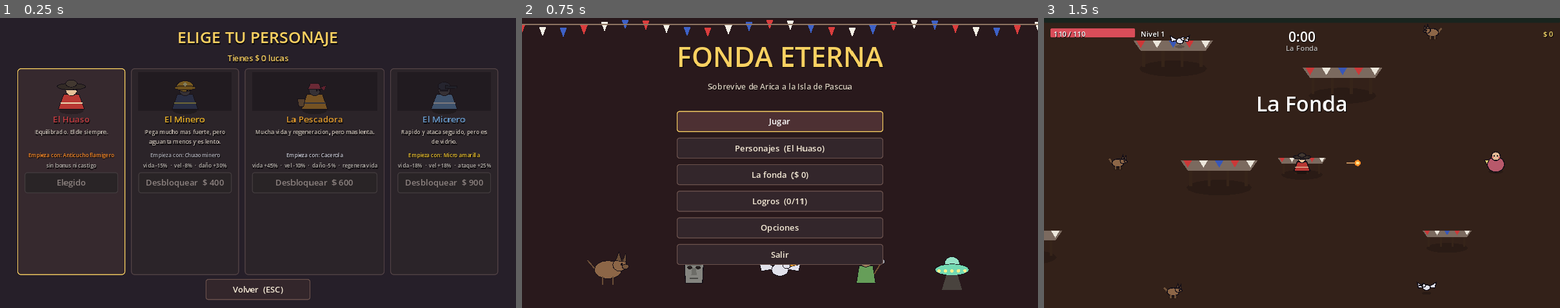
Above: before the commit, frames 1-3 (left to right).
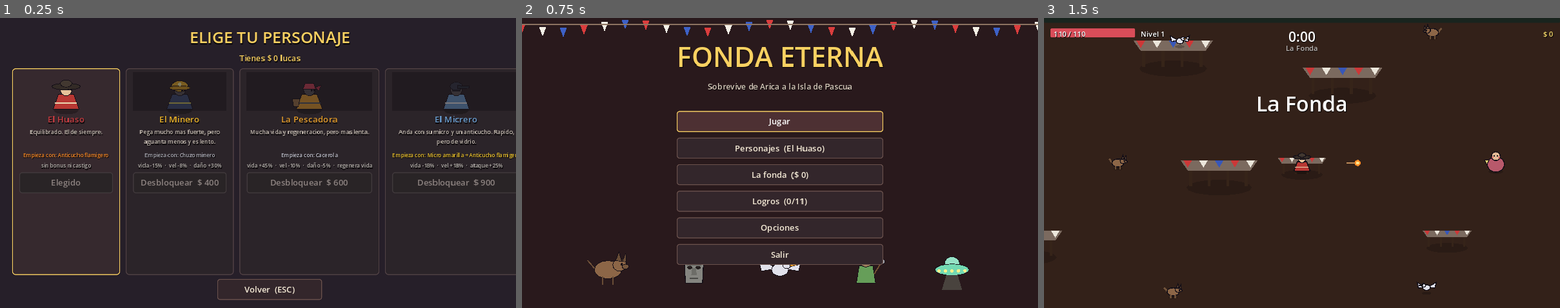
Above: after the commit, the same moments.

Repository: VhoFuuh/Videojuego-rogue
Game: Godot game, scene res://scenes/personajes.tscn
Two runs of this game, one before a commit and one after it. Both use one fixed random seed, a clock stepped at 60 frames per second and the inputs below. This scene is started directly instead of the project's main scene.
Inputs:
- Up to frame 1 (0.25 s): no input
- Up to frame 2 (0.75 s): click "Volver (ESC)" at 0.5 s
- Up to frame 3 (1.5 s): click "Jugar" at 1.25 s

The runs differ from the first frame. In frame 1, 7.4% of the frame differs, in the area x 2-100%, y 4-98%; in frame 2, nothing differs; in frame 3, nothing differs.

Commit message:
Un personaje puede empezar con mas de un arma
El micrero moria en trece segundos sin subir de nivel ni una vez. La prueba de
armas mostraba la micro matando 24 enemigos por segundo, asi que el numero no
cuadraba con la partida: esa medicion es contra una multitud apretada, y al
empezar hay ocho enemigos dispersos donde una linea recta alcanza a uno solo.
El daño de la micro depende de la densidad, o sea es brutal tarde e inutil
temprano, que es exactamente la forma equivocada para el arma con la que se
parte. Ningun ajuste de numeros arregla eso.

La solucion es de diseño: el campo "arma" de los personajes paso a "armas", y
el micrero lleva su micro mas un anticucho para el camino. Paso de trece
segundos a seguir vivo en el minuto tres y medio con nivel veintiuno.

Co-Authored-By: Claude Opus 5 <noreply@anthropic.com>
Claude-Session: https://claude.ai/code/session_01P3aEg1d4enj7n2ah1DgrRb

Diff:
--- a/scripts/data.gd
+++ b/scripts/data.gd
@@ -227,29 +227,29 @@
 	{
 		"id": "huaso", "nombre": "El Huaso",
 		"desc": "Equilibrado. El de siempre.",
-		"arma": "anticucho", "costo": 0,
+		"armas": ["anticucho"], "costo": 0,
 		"vida": 1.0, "velocidad": 1.0, "dano": 1.0, "vel_ataque": 1.0,
 		"color": Color(0.78, 0.24, 0.26),
 	},
 	{
 		"id": "minero", "nombre": "El Minero",
 		"desc": "Pega mucho mas fuerte, pero aguanta menos y es lento.",
-		"arma": "chuzo", "costo": 400,
+		"armas": ["chuzo"], "costo": 400,
 		"vida": 0.85, "velocidad": 0.92, "dano": 1.30, "vel_ataque": 1.0,
 		"color": Color(0.92, 0.70, 0.16),
 	},
 	{
 		"id": "pescadora", "nombre": "La Pescadora",
 		"desc": "Mucha vida y regeneracion, pero mas lenta.",
-		"arma": "cacerola", "costo": 600,
+		"armas": ["cacerola"], "costo": 600,
 		"vida": 1.45, "velocidad": 0.90, "dano": 0.95, "vel_ataque": 1.0,
 		"regen": 0.5,
 		"color": Color(0.90, 0.62, 0.18),
 	},
 	{
 		"id": "micrero", "nombre": "El Micrero",
-		"desc": "Rapido y ataca seguido, pero es de vidrio.",
-		"arma": "micro", "costo": 900,
+		"desc": "Anda con su micro y un anticucho. Rapido, pero de vidrio.",
+		"armas": ["micro", "anticucho"], "costo": 900,
 		"vida": 0.82, "velocidad": 1.18, "dano": 1.0, "vel_ataque": 1.25,
 		"color": Color(0.42, 0.62, 0.82),
 	},
--- a/scripts/player.gd
+++ b/scripts/player.gd
@@ -49,7 +49,8 @@
 
 	_aplicar_personaje()
 	_aplicar_permanentes()
-	agregar_arma(str(Guardado.personaje_actual().arma))
+	for id in Guardado.personaje_actual().armas:
+		agregar_arma(str(id))
 
 
 func _aplicar_personaje() -> void:
--- a/scripts/ui/personajes.gd
+++ b/scripts/ui/personajes.gd
@@ -90,8 +90,12 @@
 	desc.custom_minimum_size = Vector2(0, 52)
 	columna.add_child(desc)
 
-	var arma: Dictionary = Data.ARMAS[p.arma]
-	columna.add_child(Estilo.label("Empieza con: %s" % arma.nombre, 13, arma.color))
+	var nombres := []
+	for id in p.armas:
+		nombres.append(str(Data.ARMAS[id].nombre))
+	var color_arma: Color = Data.ARMAS[p.armas[0]].color
+	columna.add_child(Estilo.label(
+		"Empieza con: %s" % " + ".join(nombres), 13, color_arma))
 	columna.add_child(Estilo.label(_resumen(p), 13, Color(0.74, 0.72, 0.70)))
 
 	var boton: Button
